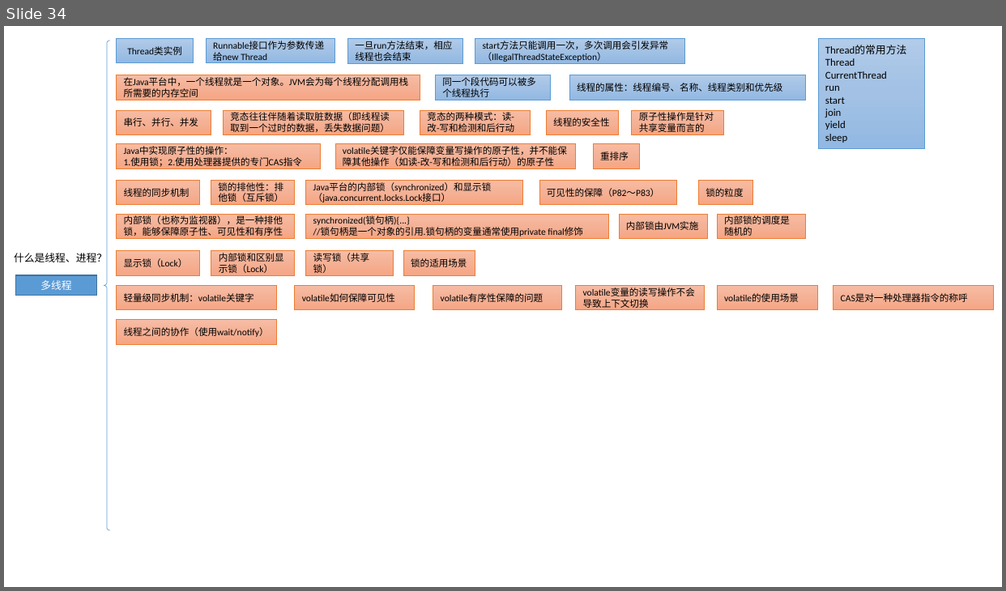
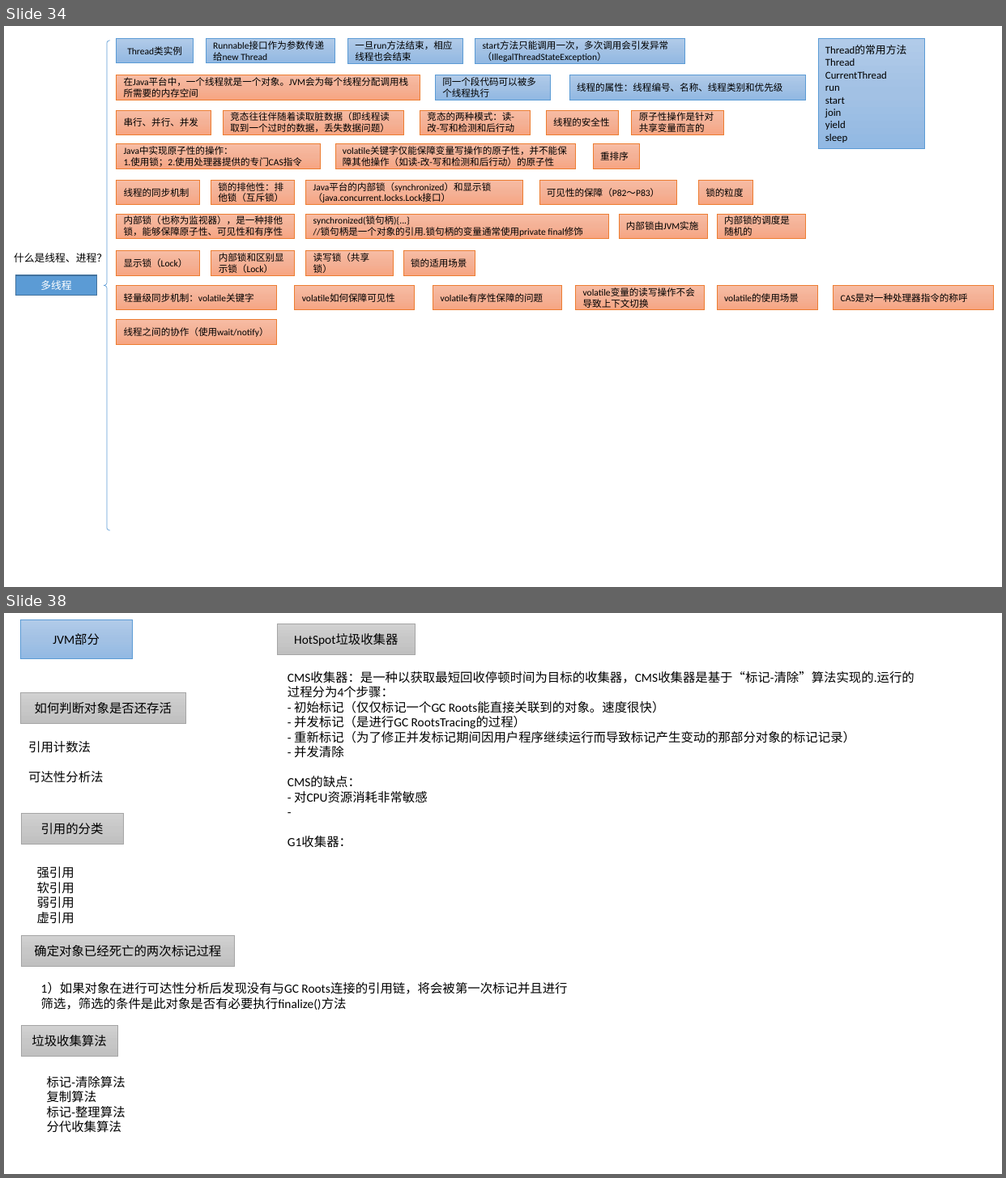
Before and after one commit to nda1992/Reading_Books_Notebook, a slide deck: images/画图PPT.pptx. Shown one above the other, each under a label of ours: slide 34 before the commit, slides 34 and 38 after it; the slides between them are not shown. The pictures are 1006x591 and 1006x1178 pixels, drawn with LibreOffice and Linux fonts; fonts in the diff are those of the drawing. Boxes give left, top, right and bottom in pixels: in the first picture for what was removed or moved away, otherwise in the second. Text is boxed around its words. In the diff, an @@ line names an element or a change of style, - is before the commit and + after.

```diff
--- a/images/画图PPT.pptx
+++ b/images/画图PPT.pptx
@@ slide 38 added at <box>4,613,1002,1174</box>, background #FFFFFF @@
@@ rectangle added at <box>20,619,132,658</box>, fill gradient #B1CBE9 to #A3C1E5 to #93B9E4, outline #5B9BD5 0.5 pt, 12 pt, text #000000 @@
+JVM部分
@@ rectangle added at <box>277,624,415,655</box>, fill gradient #D2D2D2 to #C8C8C8 to #C0C0C0, outline #A5A5A5 0.5 pt, 12 pt, text #000000 @@
+HotSpot垃圾收集器
@@ text added at <box>288,671,914,848</box>, 12 pt, text #000000 @@
+CMS收集器：是一种以获取最短回收停顿时间为目标的收集器，CMS收集器是基于“标记-清除”算法实现的.运行的过程分为4个步骤：
+- 初始标记（仅仅标记一个GC Roots能直接关联到的对象。速度很快）
+- 并发标记（是进行GC RootsTracing的过程）
+- 重新标记（为了修正并发标记期间因用户程序继续运行而导致标记产生变动的那部分对象的标记记录）
+- 并发清除
+CMS的缺点：
+- 对CPU资源消耗非常敏感
+-
+G1收集器：
@@ rectangle added at <box>20,693,186,724</box>, fill gradient #D2D2D2 to #C8C8C8 to #C0C0C0, outline #A5A5A5 0.5 pt, 12 pt, text #000000 @@
+如何判断对象是否还存活
@@ text added at <box>28,741,103,783</box>, 12 pt, text #000000 @@
+引用计数法
+可达性分析法
@@ rectangle added at <box>21,814,123,845</box>, fill gradient #D2D2D2 to #C8C8C8 to #C0C0C0, outline #A5A5A5 0.5 pt, 12 pt, text #000000 @@
+引用的分类
@@ text added at <box>37,867,74,924</box>, 12 pt, text #000000 @@
+强引用
+软引用
+弱引用
+虚引用
@@ rectangle added at <box>21,935,235,966</box>, fill gradient #D2D2D2 to #C8C8C8 to #C0C0C0, outline #A5A5A5 0.5 pt, 12 pt, text #000000 @@
+确定对象已经死亡的两次标记过程
@@ text added at <box>41,982,567,1010</box>, 12 pt, text #000000 @@
+1）如果对象在进行可达性分析后发现没有与GC Roots连接的引用链，将会被第一次标记并且进行筛选，筛选的条件是此对象是否有必要执行finalize()方法
@@ rectangle added at <box>21,1025,117,1056</box>, fill gradient #D2D2D2 to #C8C8C8 to #C0C0C0, outline #A5A5A5 0.5 pt, 12 pt, text #000000 @@
+垃圾收集算法
@@ text added at <box>47,1076,126,1133</box>, 12 pt, text #000000 @@
+标记-清除算法
+复制算法
+标记-整理算法
+分代收集算法
```
Also in this commit, not shown: 13 other slides added, 2 other files.
